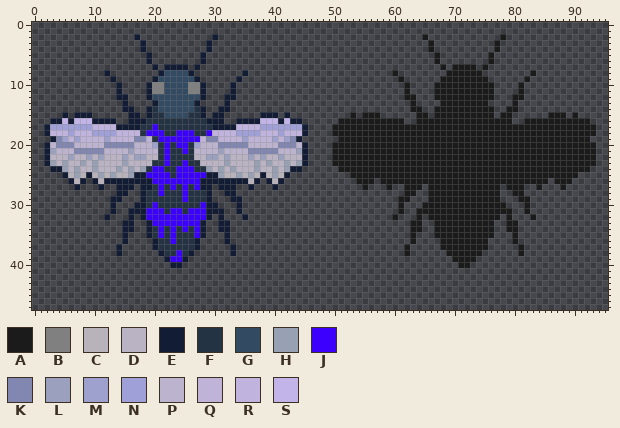
Sprite sheet: sprites/shadow_bee_hd.png. Above is the file before it was changed.
The file is 96x48 pixels. Colours within 5 levels of each other are drawn and written as one. The old version is drawn lined up with the new one.
Palette (. is transparent): A #1b1b1b  B #808080  C #b8b3ba  D #bab3c4  E #121d35  F #233343  G #324a62  H #98a0b4  J #3b00ff  K #8187b1  L #9aa0be  M #9ea0ce  N #a0a0d8  P #bcb3ce  Q #bfb3d8  R #c0b3de  S #c2b3e8
Pixels before (only the part around the change), first column x 6:
 0 .............................
 1 .............................
 2 ...........E............E....
 3 ............E..........E.....
 4 ............E..........E.....
 5 .............E........E......
 6 .............E........E......
 7 ..............E.EEEE.E.......
 8 ......E........EGGGGE........
 9 .......E......EGGGGGGE......E
10 ........E....EBBGGGGBBE....E.
11 ........E....EBBGGGGBBE....E.
12 ........EE...EGGGGGGGGE...EE.
13 .........E....EGGGGGGE....E..
14 .........EE..EFGGGGGGFE..EE..
15 .EEE......EE.EFFGGGGFFE.EE...
16 ESSSEEEE..EEEFFFFFFFFFFEEE..E
17 NNNNRRRREEEEFFJFFFFFFFFFEEEER
18 NRRRNNNNRRRRFJJJFFJJJFFJRRRRN
19 QMQQQQMQQQQKKQFJJJJJJJQKKQQQQ
20 KPPPPPKKKKKPPPMFJFJJFMPPPKKKK
21 PKKKKKPPPPLPPPPFJFFJFPPPPLPPP
22 LDDLDLDDDLDLLDDFJFFFFDDLLDLDD
23 DDHDHDDDDHDDDDFFJFFJFFDDDDHDD
24 DHDDHDDDHDHDHFJJFFJJJFFHDHDHD
25 CHCECHCHCCHEEJJJJFJJJJJEEHCCH
26 ECE.ECEEEEEEEEJJJJJJJJEEEEEEE
27 .E...E..EEE.EEFJFJFJFJEE.EEE.
28 ........EE..EFFJFFFJFFFE..EE.
29 .......EE...EFFFFFFJFFFE...EE
30 .......E...EEFJFFFFFFFJEE...E
31 .......E..EEEJJJFJJFJJJEEE..E
32 ......E...E.EJJJJJJJJJJE.E...
33 .........EE..EJJJJJJJJE..EE..
34 .........EE..EFJFJFJFJE..EE..
35 .........E...EFJFJFFFJE...E..
36 .........E....EFFJFFFE....E..
37 ........E.....EFFFFFFE.....E.
38 ........E......EFFJFE......E.
39 ................EJJE.........
40 .................EE..........
41 .............................
42 .............................
43 .............................
44 .............................
45 .............................
46 .............................
47 .............................
After the commit:
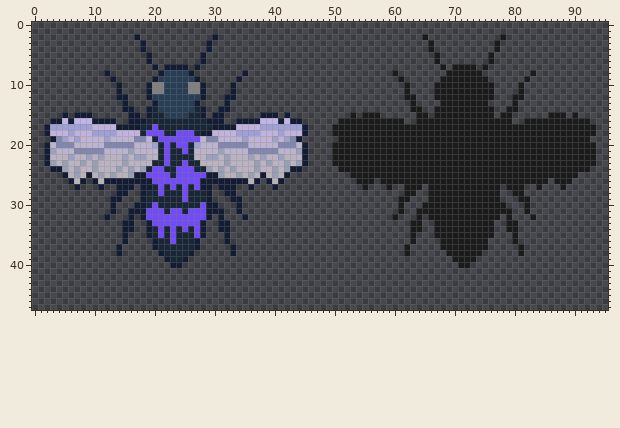
The edit:
whole drawing moved by +0,-2 (the old picture is shown already moved)
Colour F changes from #233343 to #172737.
Colour G changes from #324a62 to #263e56.
Colour J changes from #3b00ff to #7149ff.
Colour F becomes colour E in row 18 at x 28.
Colour J becomes colour E in row 18 at x 29.
Colour J becomes colour F in row 38 at x 24; in row 39 at x 23 to 24.
Boxes around the changes in both pictures, in picture pixels (x1, y1, x2, y2):
changed: (140, 70, 212, 262)
